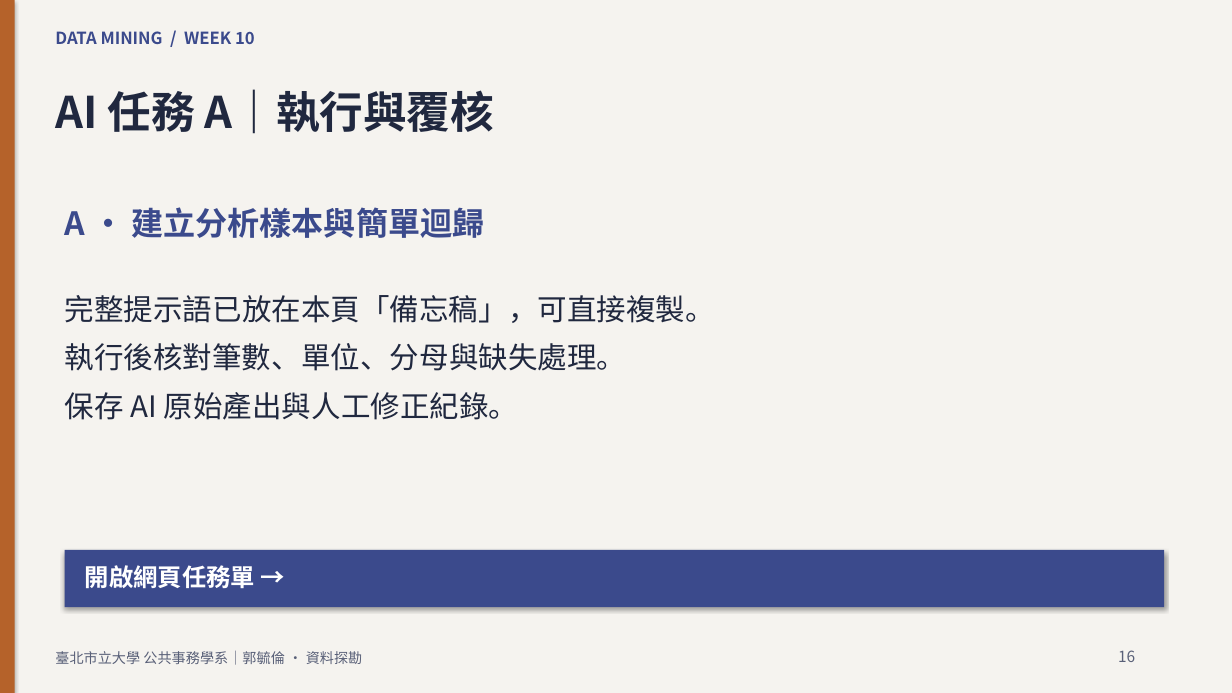
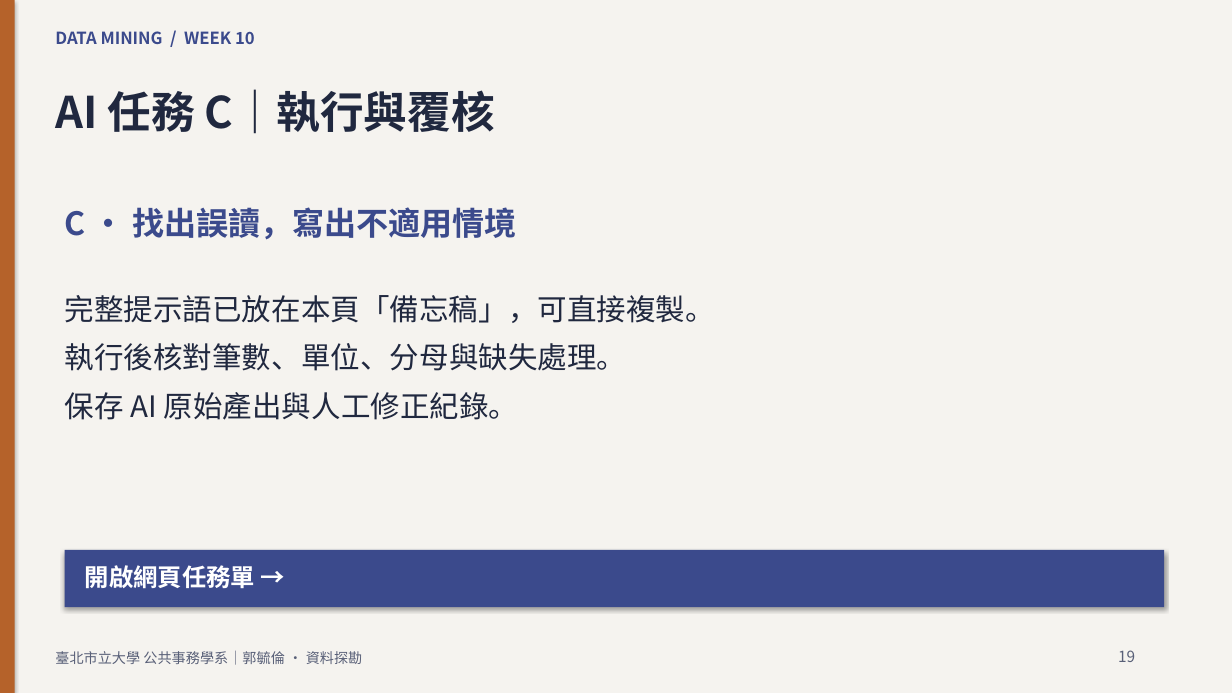
Before and after one commit to knut921/datamining-course, a slide deck: slide 19 of assets/slides/week10.pptx (slide 16 before the commit). Drawn at 1232x693 pixels with LibreOffice and Linux fonts; fonts in the diff are those of the drawing. Boxes give left, top, right and bottom in pixels: in the first picture for what was removed or moved away, otherwise in the second. Text is boxed around its words. In the diff, an @@ line names an element or a change of style, - is before the commit and + after.

```diff
--- a/assets/slides/week10.pptx
+++ b/assets/slides/week10.pptx
@@ text at (x1=55, y1=89, x2=495, y2=134): text changed @@
-AI 任務 A｜執行與覆核
+AI 任務 C｜執行與覆核
@@ text at (x1=65, y1=207, x2=516, y2=240): text changed @@
-A · 建立分析樣本與簡單迴歸
+C · 找出誤讀，寫出不適用情境
@@ text at (x1=1118, y1=650, x2=1135, y2=662): text changed @@
-16
+19
```
Also in this commit, not shown: 15 other slides changed, 1 slide added, 25 other files.
